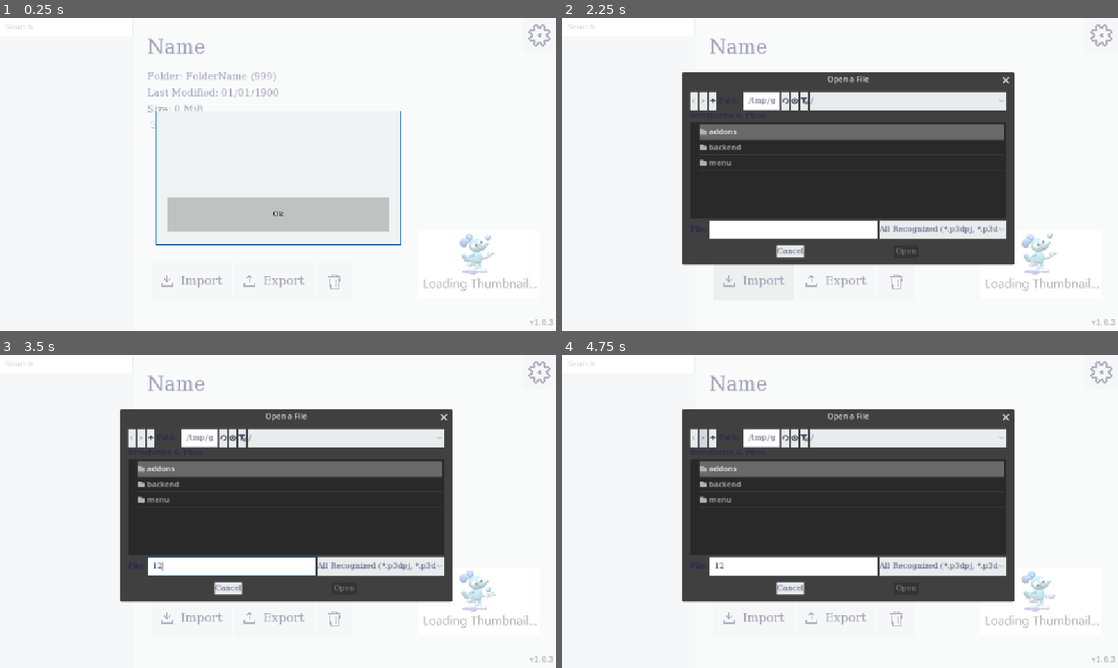
Above: before the commit, frames 1-4 (two rows, left to right).
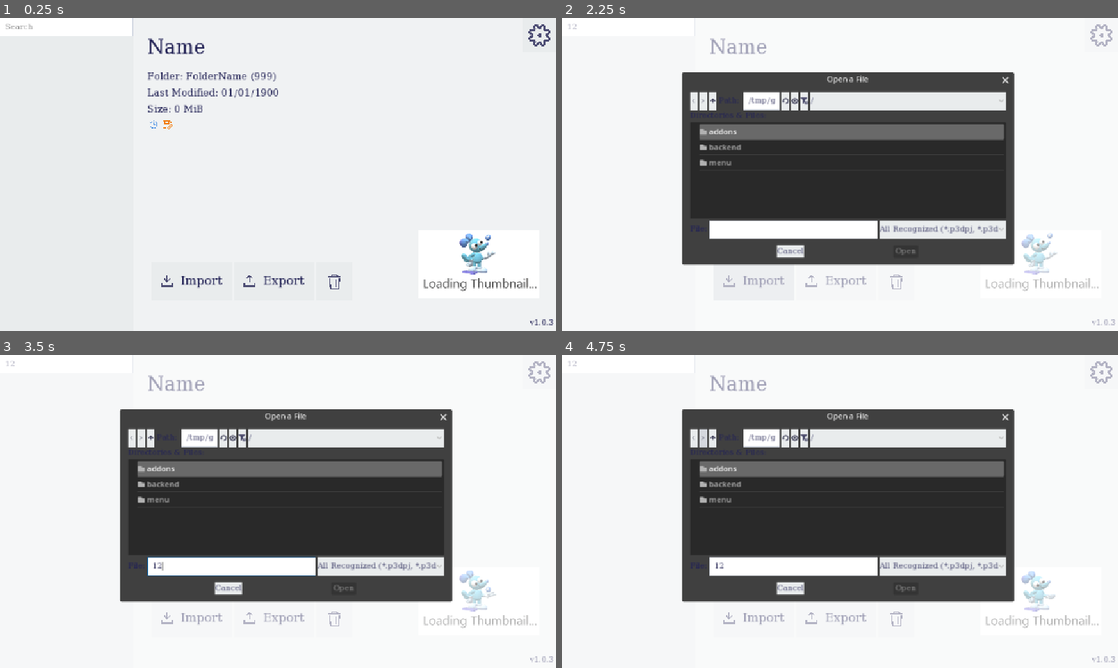
Above: after the commit, the same moments.

Repository: silkycell/Paint-3D-Project-Manager
Game: Godot game, scene res://menu/projects/projects_menu.tscn
Two runs of this game, one before a commit and one after it. Both use one fixed random seed, a clock stepped at 60 frames per second and the inputs below. Video files are missing from this copy of the repository; at most half a second of black plays in their place.
Inputs (mouse positions are in pixels of both pictures, inside the frame that each line leads up to):
- Up to frame 1 (0.25 s): no input
- Up to frame 2 (2.25 s): click (628, 27) at 0.52 s; type "12" at 0.6 s; click (840, 215) at 1.25 s, where only the run before the commit has a clickable "Ok"; click (751, 280) at 2 s
- Up to frame 3 (3.5 s): click (233, 567) at 2.77 s; type "12" at 2.85 s
- Up to frame 4 (4.75 s): click (701, 436) at 3.5 s; click (701, 436) at 4.25 s

The runs differ from the first frame. In frame 1, 6.8% of the frame differs, in the area x 1-100%, y 0-99%; in frame 2, 0.3%; in frame 3, 0.3%; in frame 4, 0.3%.
Error in both runs: Out of bounds get index '0' (on base: 'Array[Project]') (res://backend/global_signal_handler.gd:3)

Commit message:
remove popup

Diff:
--- a/menu/projects/projects_menu.tscn
+++ b/menu/projects/projects_menu.tscn
@@ -27,8 +27,6 @@
 [ext_resource type="Texture2D" uid="uid://dychp88l7omd3" path="res://menu/assets/icons/settings_icon.svg" id="19_yudf6"]
 [ext_resource type="Script" uid="uid://dqco1qbyidcyi" path="res://menu/actions/delete/delete_handler.gd" id="21_6r0s8"]
 [ext_resource type="Script" uid="uid://djoxptkg6rl6l" path="res://menu/actions/delete/delete_progress_panel.gd" id="22_kgcvs"]
-[ext_resource type="Script" path="res://menu/projects/tos.gd" id="28_sr2tt"]
-[ext_resource type="VideoStream" uid="uid://lbjnqh4cvgb8" path="res://output.ogv" id="29_ljyb0"]
 
 [sub_resource type="GDScript" id="GDScript_u7u8r"]
 resource_name = "VersionNumberSetter"
@@ -615,48 +613,6 @@
 script = ExtResource("22_kgcvs")
 parent_action = NodePath("..")
 
-[node name="Sanjay" type="Control" parent="."]
-layout_mode = 1
-anchors_preset = 15
-anchor_right = 1.0
-anchor_bottom = 1.0
-grow_horizontal = 2
-grow_vertical = 2
-script = ExtResource("28_sr2tt")
-
-[node name="BG" type="ColorRect" parent="Sanjay"]
-layout_mode = 1
-anchors_preset = 15
-anchor_right = 1.0
-anchor_bottom = 1.0
-grow_horizontal = 2
-grow_vertical = 2
-color = Color(1, 1, 1, 0.572549)
-
-[node name="TOSPopup" parent="Sanjay" instance=ExtResource("17_j3wdq")]
-layout_mode = 1
-offset_top = -132.0
-offset_bottom = 145.0
-title = ""
-text = ""
-button_options = Array[String](["Ok"])
-
-[node name="VideoStreamPlayer" type="VideoStreamPlayer" parent="Sanjay/TOSPopup"]
-layout_mode = 1
-anchors_preset = 15
-anchor_right = 1.0
-anchor_bottom = 1.0
-offset_left = 42.0
-offset_top = 12.0
-offset_right = -52.0
-offset_bottom = -109.0
-grow_horizontal = 2
-grow_vertical = 2
-stream = ExtResource("29_ljyb0")
-autoplay = true
-expand = true
-loop = true
-
 [connection signal="text_changed" from="MainMenu/ProjectsList/SearchBar" to="MainMenu/ProjectsList/SearchBar" method="_on_text_changed"]
 [connection signal="toggled" from="SettingsContainer/SettingsButton" to="SettingsContainer/SettingsButton" method="_on_toggled"]
 [connection signal="file_selected" from="ExportHandler/ExportDialog" to="ExportHandler" method="_on_export_dialog_file_selected"]
Not shown: 1 places in menu/projects/projects_menu.tscn that only renumber resources
Not shown, removed: output.ogv.import
Not shown, removed: output.ogv.uid
Not shown, changed: output.ogv
